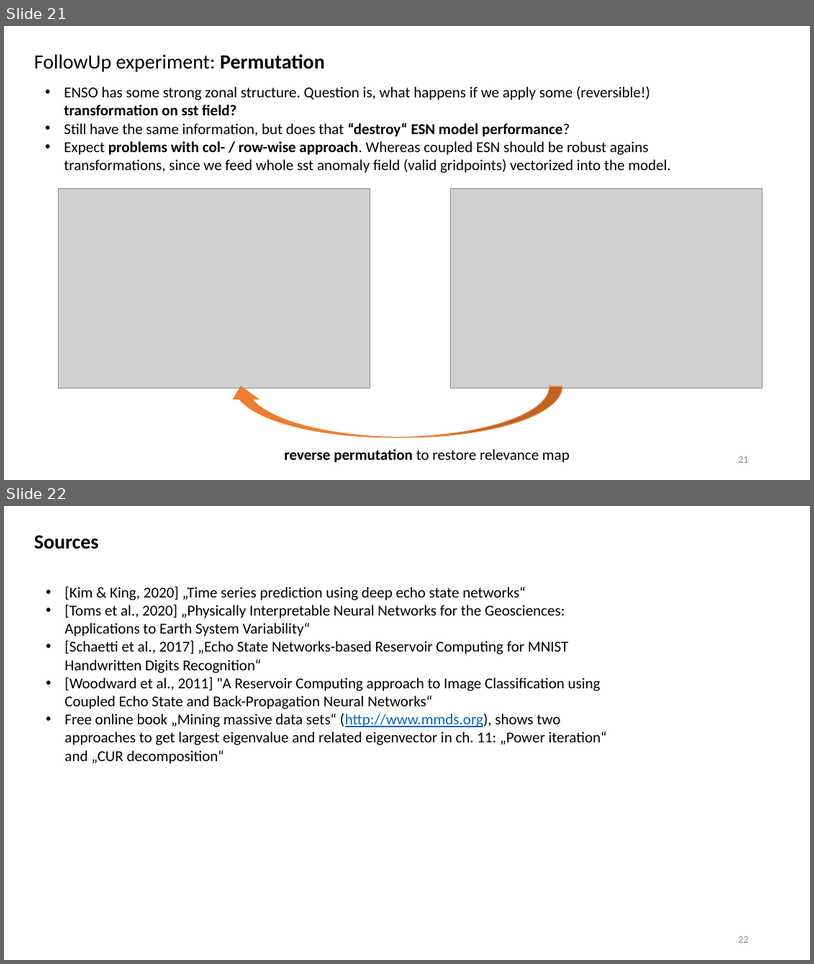
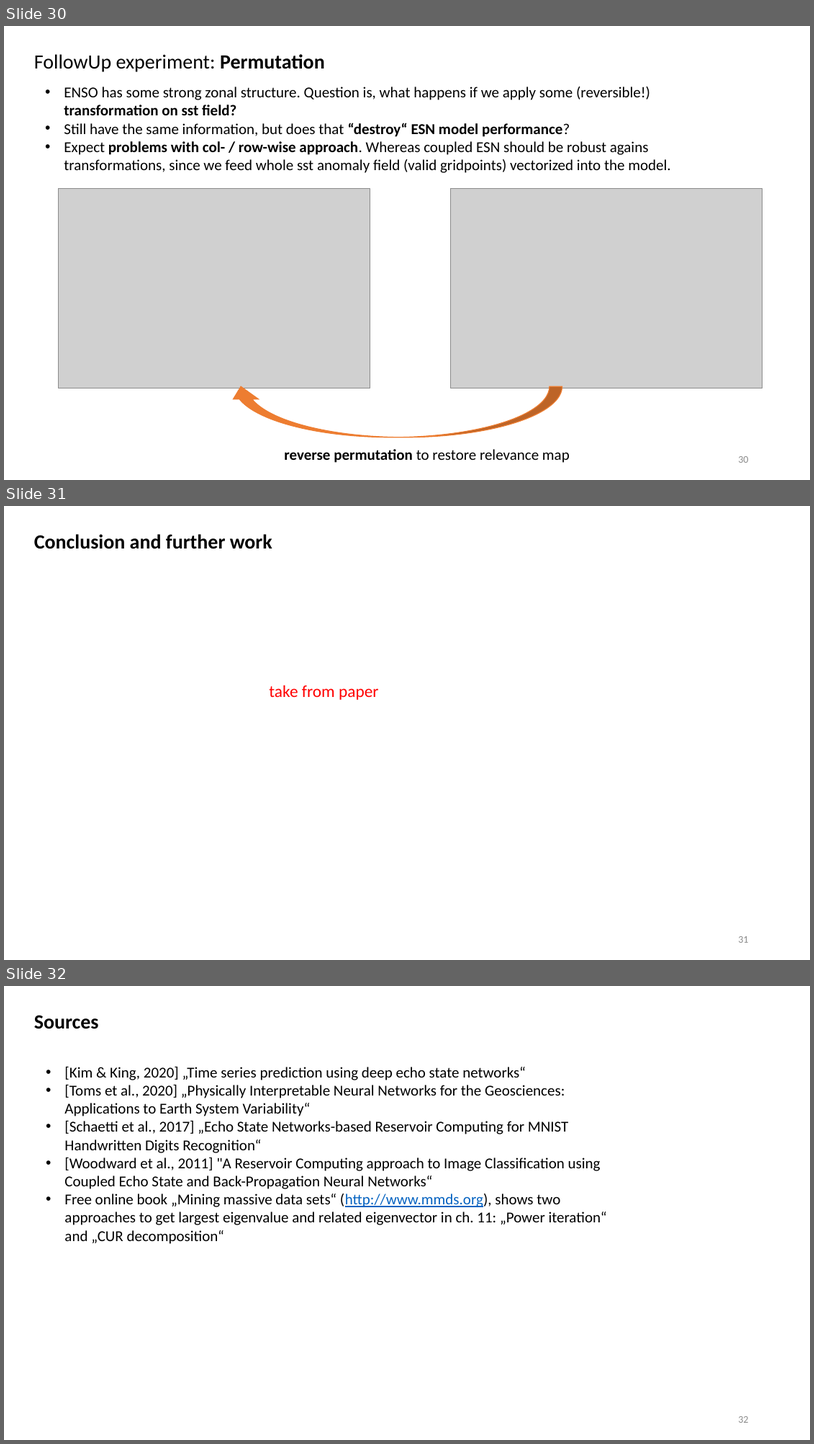
Before and after one commit to MarcoLandtHayen/EchoStateNetworks, a slide deck: ESN_ClassificationLRP_ENSO_OD-Talk.pptx. Shown one above the other, each under a label of ours: slides 21 and 22 before the commit, slides 30, 31 and 32 after it. The pictures are 814x964 and 814x1444 pixels, drawn with LibreOffice and Linux fonts; fonts in the diff are those of the drawing; grey boxes stand for pictures. Boxes give left, top, right and bottom in pixels: in the first picture for what was removed or moved away, otherwise in the second. Text is boxed around its words. In the diff, an @@ line names an element or a change of style, - is before the commit and + after.

```diff
--- a/ESN_ClassificationLRP_ENSO_OD-Talk.pptx
+++ b/ESN_ClassificationLRP_ENSO_OD-Talk.pptx
@@ slide 31 added at box(4, 506, 810, 960), background #FFFFFF @@
@@ text added at box(34, 534, 273, 549), 24 pt, text #000000, bold @@
+Conclusion and further work
@@ text added at box(269, 685, 378, 700), 20 pt, text #FF0000 @@
+take from paper
@@ page number added at box(738, 936, 748, 942), 12 pt, text #8C8C8C @@
+31
@@ what was slide 21 is now slide 30 @@
@@ page number at box(738, 456, 748, 462): text changed @@
-21
+30
@@ what was slide 22 is now slide 32 @@
```
Also in this commit, not shown: 14 slides changed, 6 other slides added, 8 slides removed.
